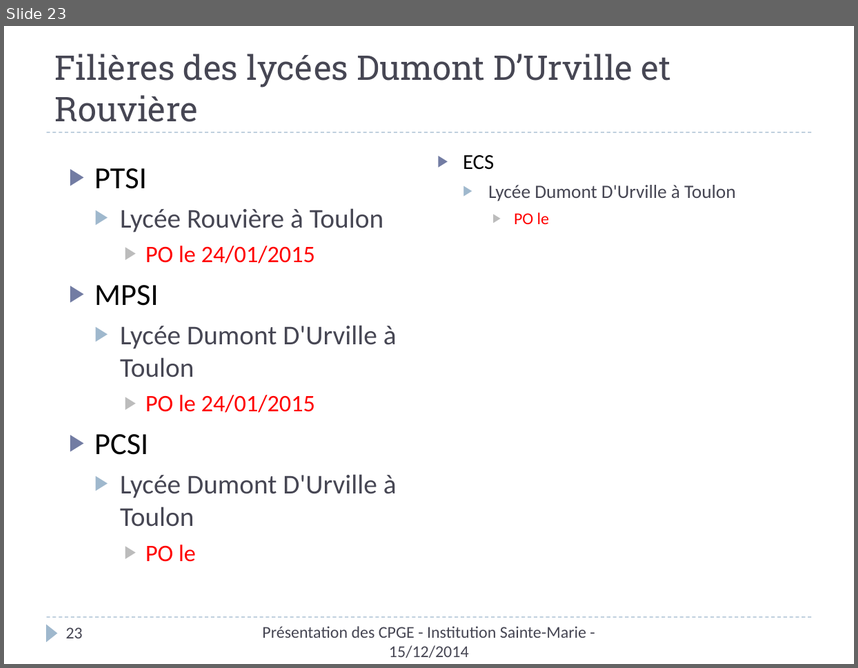
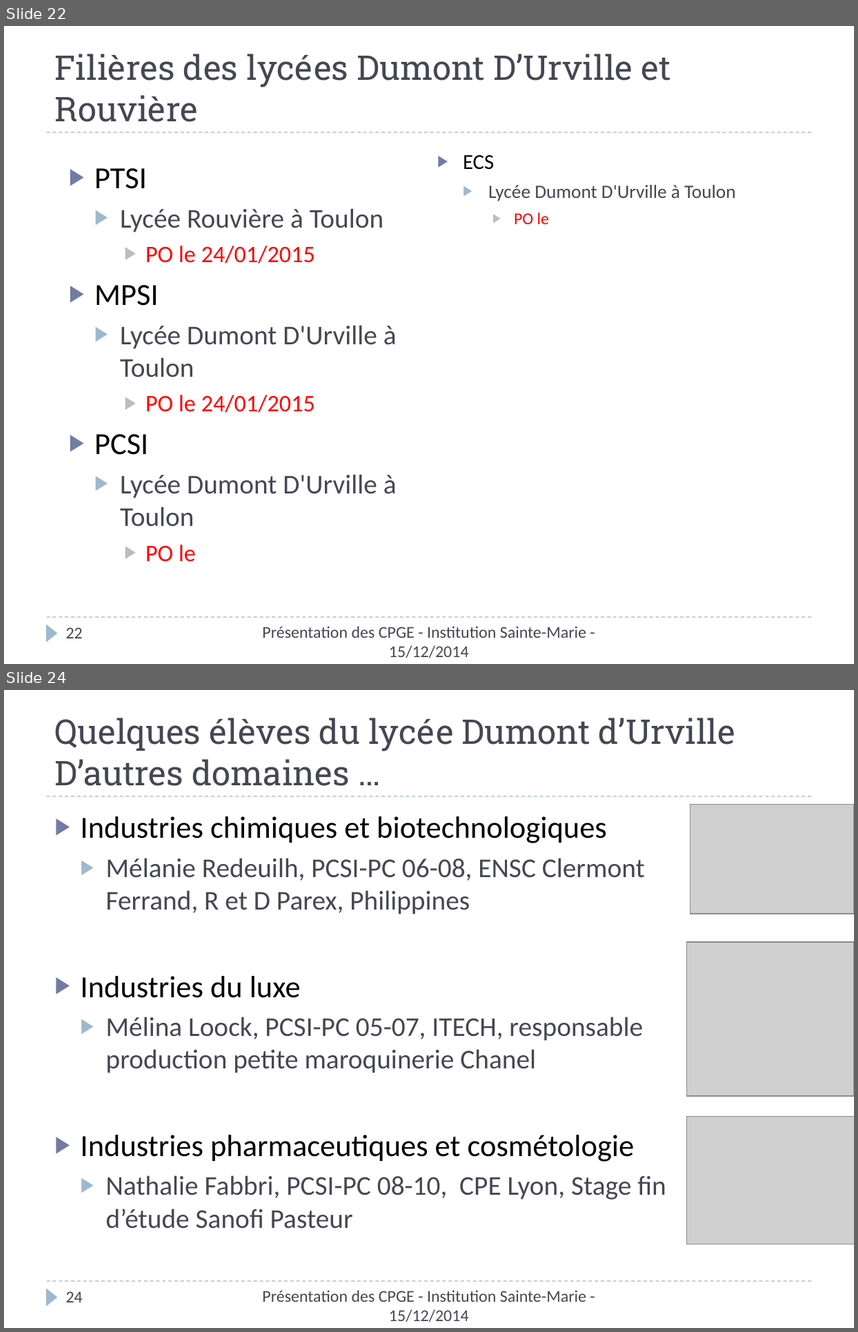
Before and after one commit to xpessoles/Orientation, a slide deck: Rouviere/PresentationCPGE_ISM.pptx. Shown one above the other, each under a label of ours: slide 23 before the commit, slides 22 and 24 after it; the slides between them are not shown. The pictures are 858x668 and 858x1332 pixels, drawn with LibreOffice and Linux fonts; fonts in the diff are those of the drawing; grey boxes stand for pictures. Boxes give left, top, right and bottom in pixels: in the first picture for what was removed or moved away, otherwise in the second. Text is boxed around its words. In the diff, an @@ line names an element or a change of style, - is before the commit and + after.

Commit message:
Modif pour DUmont

```diff
--- a/Rouviere/PresentationCPGE_ISM.pptx
+++ b/Rouviere/PresentationCPGE_ISM.pptx
@@ slide 24 added at (4,690,854,1328), background #FFFFFF; not listed: 3 template elements that a slide beside it also shows @@
@@ title added at (55,718,735,786), 28.8 pt, text #464653 @@
+Quelques élèves du lycée Dumont d’Urville
+D’autres domaines …
@@ picture added at (690,805,854,914) @@
@@ text added at (81,816,666,1228), 23 pt, text #464653 @@
+▶ Industries chimiques et biotechnologiques
+  ▶ Mélanie Redeuilh, PCSI-PC 06-08, ENSC Clermont Ferrand, R et D Parex, Philippines
+▶ Industries du luxe
+  ▶ Mélina Loock, PCSI-PC 05-07, ITECH, responsable production petite maroquinerie Chanel
+▶ Industries pharmaceutiques et cosmétologie
+  ▶ Nathalie Fabbri, PCSI-PC 08-10, CPE Lyon, Stage fin d’étude Sanofi Pasteur
@@ picture added at (686,942,854,1096) @@
@@ picture added at (686,1116,854,1243) @@
@@ text added at (262,1290,586,1321), 14 pt, text #464653 @@
+Présentation des CPGE - Institution Sainte-Marie - 15/12/2014
@@ page number added at (66,1291,83,1302), 14 pt, text #464653 @@
+24
@@ what was slide 23 is now slide 22 @@
@@ page number at (66,627,83,638): text changed @@
-23
+22
```
Also in this commit, not shown: 1 slide changed, 2 other slides added.
